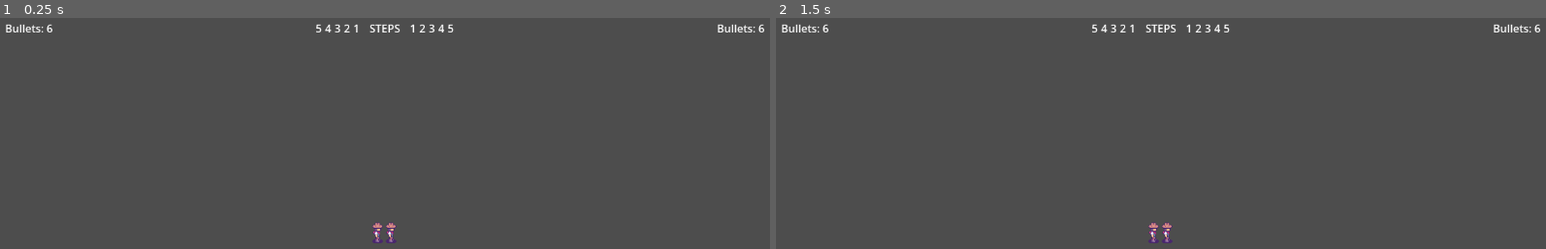
Above: before the commit, frames 1-2 (left to right).
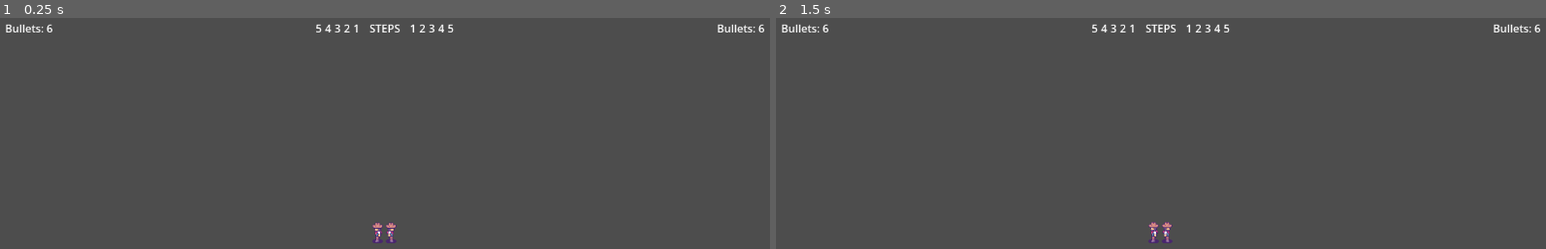
Above: after the commit, the same moments.

Repository: kensanangelo/project-high-noon
Game: Godot game, scene res://scenes/battle_scene.tscn
The game is run twice, just before and just after one commit, with the same random seed, the same clock (stepped at 60 frames per second) and the same inputs. The project has no main scene, so this scene is started directly.
Inputs:
- Up to frame 1 (0.25 s): no input
- Up to frame 2 (1.5 s): tap Enter at 0.5 s; tap Space at 1.25 s

The runs differ from the first frame. In frame 1, less than 0.1% of the frame differs, in the area x 48-52%, y 89-98%; in frame 2, 0.1%, in the area x 48-52%, y 88-98%.

Commit message:
Adds aiming arrow when holding down fire button

Diff:
--- a/assets/arrow/player_arrow.gd
+++ b/assets/arrow/player_arrow.gd
@@ -1,4 +1,13 @@
 extends Sprite2D
+
+## How far the arrow will oscilate in either direction
+@export var rotation_range := 45.0
+## How fast the arrow will oscilate
+@export var rotation_speed := 5.0
+## The current time of the arrow
+var time := 0.0
+## The starting rotation of the arrow
+var default_rotation := 90.0
 
 
 func _ready() -> void:
@@ -11,9 +20,21 @@
 	self.visible = false
 
 
+func _physics_process(delta):
+	if not self.visible:
+		return
+
+	# oscilate the arrow
+	time += delta * rotation_speed
+	var new_rotation = default_rotation + sin(time) * rotation_range
+
+	self.rotation_degrees = new_rotation
+
+
 func show_arrow() -> void:
 	self.visible = true
 
 
-func stop_arrow() -> void:
+func stop_arrow() -> float:
 	self.visible = false
+	return self.rotation_degrees
--- a/assets/player/player.gd
+++ b/assets/player/player.gd
@@ -27,6 +27,7 @@
 
 	if player_controls:
 		player_controls.player_steps.connect(_on_player_steps)
+		player_controls.player_aims.connect(_on_player_aims)
 		player_controls.player_shoots.connect(_on_player_shoots)
 	else:
 		printerr("Player controls not connected")
@@ -64,17 +65,25 @@
 	SignalBus.player_stepped.emit(player, steps_taken)
 
 	animator.start_walking()
-	var new_x = self.position.x + movement_step
+	var new_x := self.position.x + movement_step
 	target = Vector2(new_x, self.position.y)
 
 
-func _on_player_shoots() -> void:
+func _on_player_aims() -> void:
 	if bullets_left <= 0:
 		return
 
+	animator.turn_around()
 	arrow.show_arrow()
 
+
+func _on_player_shoots() -> void:
+	var shot_angle: float = arrow.stop_arrow()
+
+	if bullets_left <= 0:
+		return
+
 	bullets_left -= 1
+	animator.play_shooting()
 	SignalBus.player_shot.emit(player, bullets_left)
-	animator.play_shooting()
 	has_shot = true
--- a/assets/player/player_animator.gd
+++ b/assets/player/player_animator.gd
@@ -1,7 +1,7 @@
 class_name PlayerAnimator
 extends AnimatedSprite2D
 
-var facing_dir: Enums.Directions = Enums.Directions.LEFT
+var facing_dir: String = Enums.Directions.LEFT
 
 var anims: Dictionary = {
 	"idle" = "",
@@ -15,7 +15,7 @@
 	if(owner.player == Enums.Players.PLAYER_2):
 		facing_dir = Enums.Directions.RIGHT
 
-	var reverse_dir = (Enums.Directions.LEFT
+	var reverse_dir: String = (Enums.Directions.LEFT
 			if facing_dir == Enums.Directions.RIGHT
 			else Enums.Directions.RIGHT)
 
--- a/assets/player/player_controls.gd
+++ b/assets/player/player_controls.gd
@@ -1,5 +1,6 @@
 extends Node
 signal player_steps
+signal player_aims
 signal player_shoots
 
 
@@ -14,7 +15,9 @@
 		_:
 			printerr("Incorrect player assigned")
 
-	if event.is_action_pressed(str(player_string, "_shoot")):
+	if event.is_action_released(str(player_string, "_shoot")):
 		player_shoots.emit()
+	elif event.is_action_pressed(str(player_string, "_shoot")):
+		player_aims.emit()
 	elif event.is_action_pressed(str(player_string, "_step")):
 		player_steps.emit()
--- a/scripts/enums.gd
+++ b/scripts/enums.gd
@@ -4,4 +4,12 @@
 
 enum BattleResults { PLAYER_1_WINS, PLAYER_2_WINS, TIE }
 
-enum Directions { UP, DOWN, LEFT, RIGHT }
+#enum Directions { UP, DOWN, LEFT, RIGHT }
+
+# gdlint: disable=constant-name
+const Directions = {
+	"UP": "up",
+	"DOWN": "down",
+	"LEFT": "left",
+	"RIGHT": "right",
+}
--- a/scripts/scene_manager.gd
+++ b/scripts/scene_manager.gd
@@ -4,7 +4,7 @@
 
 
 func end_battle(winner: Enums.BattleResults) -> void:
-	var game_over_screen = game_over_screen_packed.instantiate()
+	var game_over_screen: Node = game_over_screen_packed.instantiate()
 	game_over_screen.state = winner
 
 	get_node("/root/Battle").queue_free()
